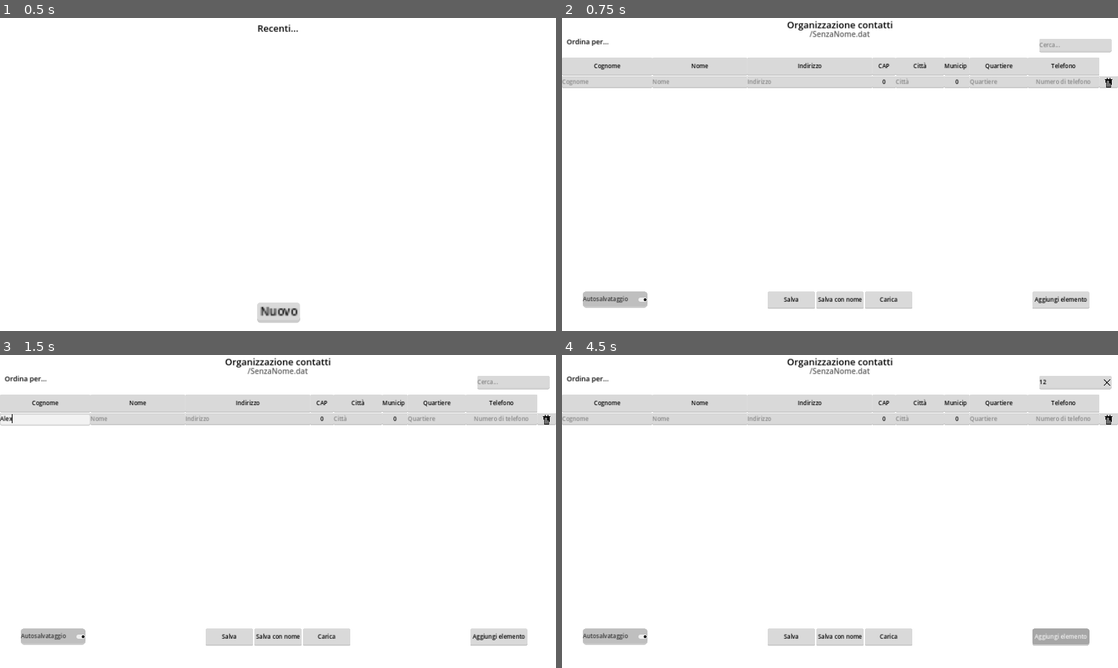
Above: before the commit, frames 1-4 (two rows, left to right).
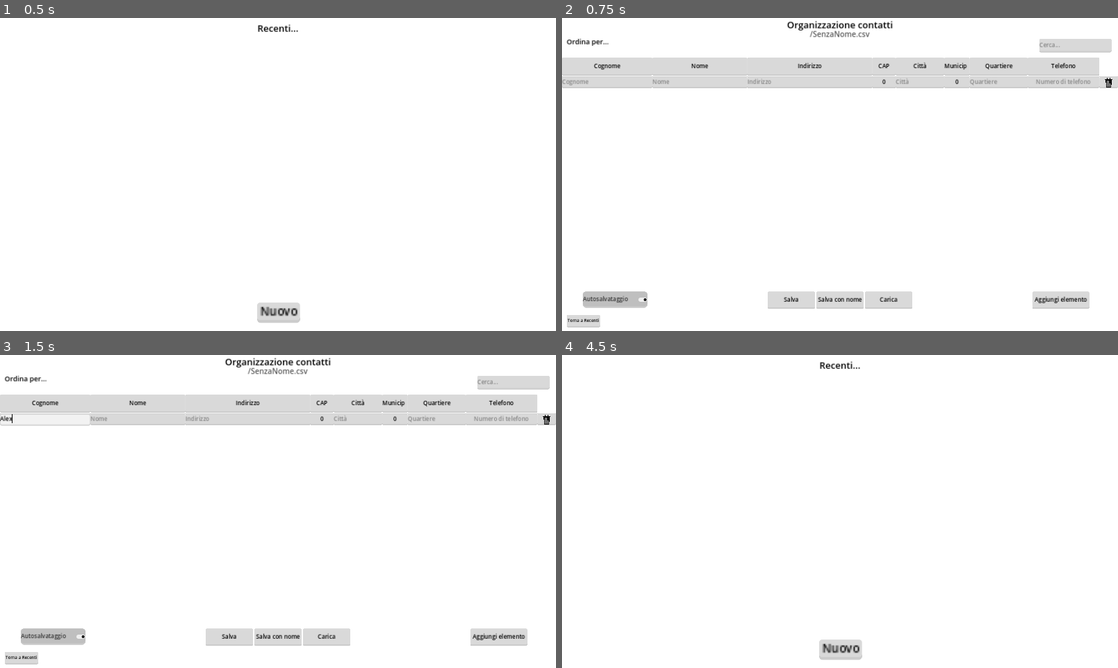
Above: after the commit, the same moments.

Repository: Gabbinetto/SimpleContacts
Game: Godot game, scene res://recenti.tscn
Same seed, same stepped clock (60 frames per second), same inputs: the game is played once before the commit and once after it.
Inputs (mouse positions are in pixels of both pictures, inside the frame that each line leads up to):
- Up to frame 1 (0.5 s): no input
- Up to frame 2 (0.75 s): click "Nuovo" at 0.5 s
- Up to frame 3 (1.5 s): click (44, 420) at 1.27 s; type "Alex" at 1.35 s
- Up to frame 4 (4.5 s): click (701, 420) at 1.5 s; type "Alex" at 1.58 s; click (812, 420) at 1.73 s; type "12" at 1.82 s; click (917, 420) at 2.02 s; type "12" at 2.1 s; click (1001, 420) at 2.25 s; type "12" at 2.33 s; click (1062, 420) at 2.48 s; type "12" at 2.57 s; click (1073, 383) at 2.77 s; type "12" at 2.85 s; click (584, 658) at 3.5 s, where only the run after the commit has a clickable "Torna a Recenti"; click (1062, 636) at 4.25 s, where only the run before the commit has a clickable "Aggiungi elemento"

Frame 1 is identical in both runs. In frame 2, 0.3% of the frame differs, in the area x 0-56%, y 4-99%; in frame 3, 0.3%; in frame 4, 13%, in the area x 0-100%, y 0-98%.

Commit message:
Version 1.0.1.1
icons should be working now

Diff:
--- a/Globals.gd
+++ b/Globals.gd
@@ -2,7 +2,7 @@
 
 const recents_path : = 'user://verdi_recenti.csv'
 
-var path_to_pass : = OS.get_system_dir(OS.SYSTEM_DIR_DESKTOP) + '/SenzaNome.dat'
+var path_to_pass : = OS.get_system_dir(OS.SYSTEM_DIR_DESKTOP) + '/SenzaNome.csv'
 var recents = PackedStringArray([])
 
 func _notification(what):
--- a/main.gd
+++ b/main.gd
@@ -29,6 +29,10 @@
 	%SaveButton.pressed.connect(func(): _save(current_file))
 	%LoadButton.pressed.connect(load_dialog.show)
 	%SaveAsButton.pressed.connect(save_dialog.show)
+	%GoBackButton.pressed.connect(
+		func():
+			get_tree().change_scene_to_file('res://recenti.tscn')
+	)
 
 	save_dialog.add_filter('*.csv', 'Valori separati da virgola')
 	load_dialog.add_filter('*.csv', 'Valori separati da virgola')
--- a/main.tscn
+++ b/main.tscn
@@ -118,6 +118,18 @@
 tooltip_text = "Aggiunge un elemento "
 text = "Aggiungi elemento"
 
+[node name="GoBackButton" type="Button" parent="Panel"]
+unique_name_in_owner = true
+custom_minimum_size = Vector2i(0, 60)
+layout_mode = 1
+offset_left = 16.0
+offset_top = 1024.0
+offset_right = 176.0
+offset_bottom = 1084.0
+scale = Vector2(0.72, 0.72)
+tooltip_text = "Aggiunge un elemento "
+text = "Torna a Recenti"
+
 [node name="OrdinaPer" type="Label" parent="Panel"]
 layout_mode = 0
 offset_left = 16.0
--- a/project.godot
+++ b/project.godot
@@ -32,9 +32,9 @@
 }
 run/main_scene="res://recenti.tscn"
 config/features=PackedStringArray("4.0", "Forward Plus")
-config/icon="res://icon.png"
-config/macos_native_icon="res://icon.pngs"
-config/windows_native_icon="res://icon.png"
+config/icon="res://icon.ico"
+config/macos_native_icon="res://icon.ico"
+config/windows_native_icon="res://icon.ico"
 
 [autoload]
 
Not shown, changed: export_presets.cfg
